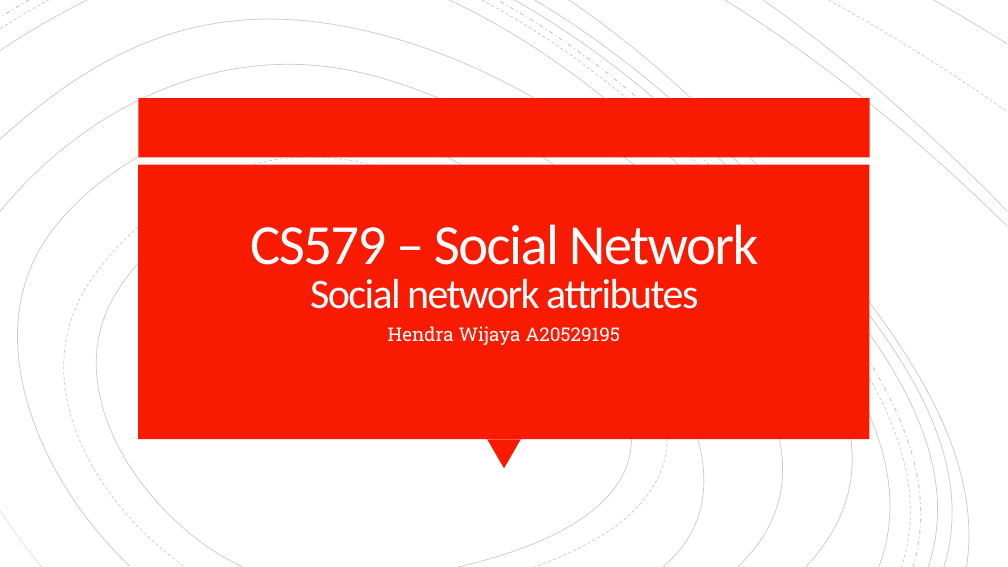
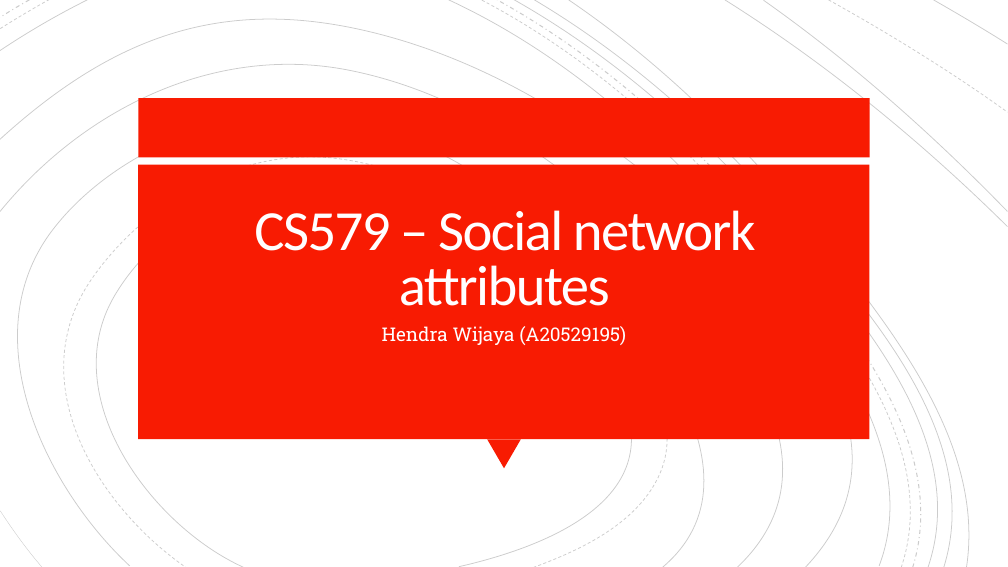
Before and after one commit to hanggrian/IIT-CS579, a slide deck: slide 1 of assignments/ext1.pptx. Drawn at 1008x567 pixels with LibreOffice and Linux fonts; fonts in the diff are those of the drawing. Boxes give left, top, right and bottom in pixels: in the first picture for what was removed or moved away, otherwise in the second. Text is boxed around its words. In the diff, an @@ line names an element or a change of style, - is before the commit and + after.

```diff
--- a/assignments/ext1.pptx
+++ b/assignments/ext1.pptx
@@ title at bbox=[254, 210, 756, 306]: text changed; size 40 to 54 pt @@
-CS579 – Social Network
-Social network attributes
+CS579 – Social network attributes
@@ subtitle at bbox=[382, 326, 626, 345]: text changed @@
-Hendra Wijaya A20529195
+Hendra Wijaya (A20529195)
```
Also in this commit, not shown: 3 other files.
